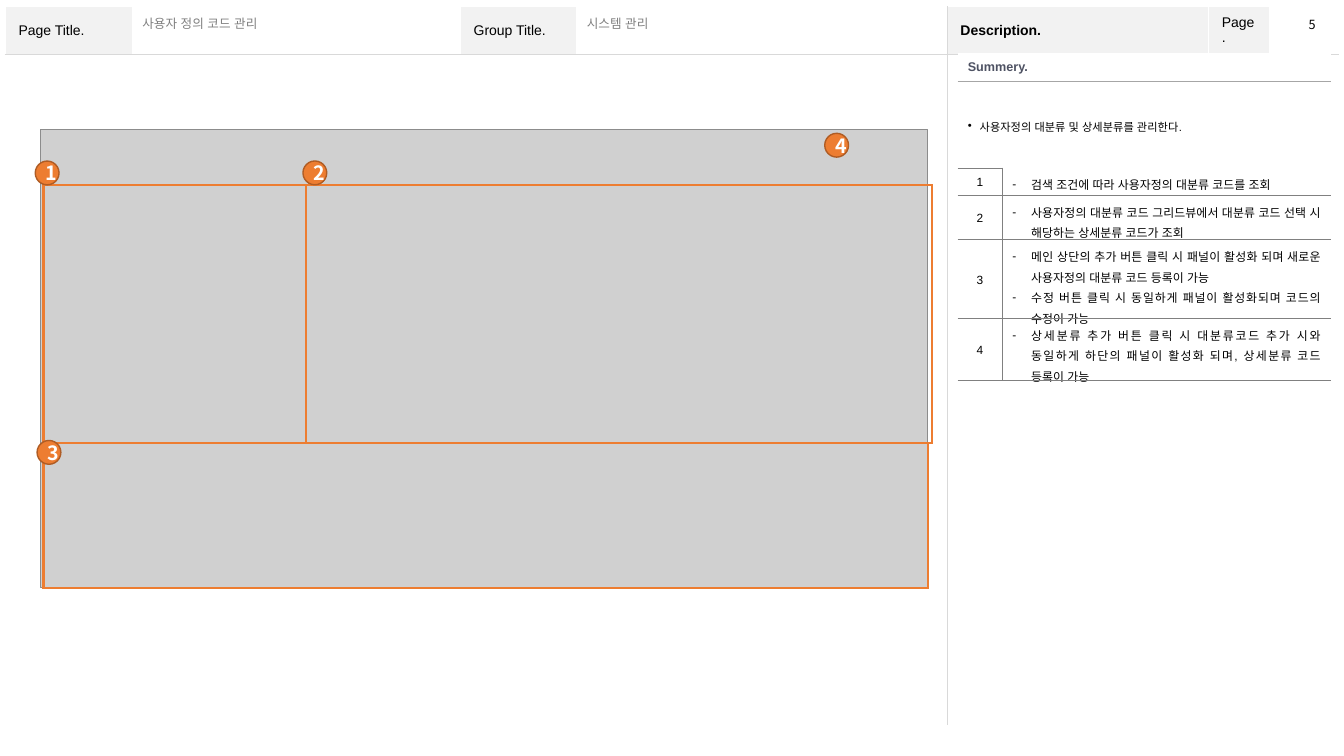
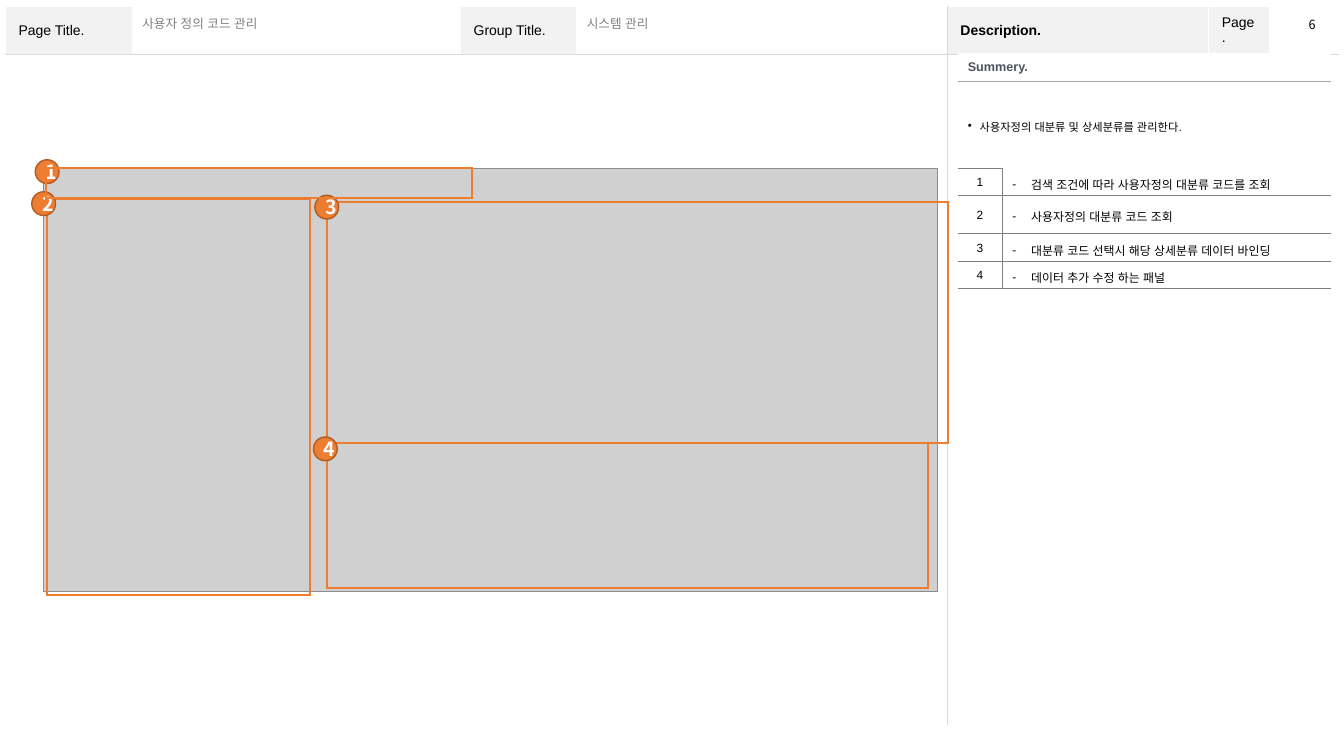
Before and after one commit to YJY1512/GoodeeTeamProject2, a slide deck: slide 6 of Team2 화면설계서.pptx (slide 5 before the commit). Drawn at 1344x756 pixels with LibreOffice and Linux fonts; fonts in the diff are those of the drawing; grey boxes stand for pictures. Boxes give left, top, right and bottom in pixels: in the first picture for what was removed or moved away, otherwise in the second. Text is boxed around its words. In the diff, an @@ line names an element or a change of style, - is before the commit and + after.

```diff
--- a/Team2 화면설계서.pptx
+++ b/Team2 화면설계서.pptx
@@ page number at bbox=[1309, 19, 1316, 29]: text changed @@
-5
+6
@@ table at bbox=[958, 52, 1331, 287] @@
-row 4, column 2: 사용자정의 대분류 코드 그리드뷰에서 대분류 코드 선택 시 해당하는 상세분류 코드가 조회
+row 4, column 2: 사용자정의 대분류 코드 조회
-row 5, column 2: 메인 상단의 추가 버튼 클릭 시 패널이 활성화 되며 새로운 사용자정의 대분류 코드 등록이 가능 / 수정 버튼 클릭 시 동일하게 패널이 활성화되며 코드의 수정이 가능
+row 5, column 2: 대분류 코드 선택시 해당 상세분류 데이터 바인딩
-row 6, column 2: 상세분류 추가 버튼 클릭 시 대분류코드 추가 시와 동일하게 하단의 패널이 활성화 되며, 상세분류 코드 등록이 가능
+row 6, column 2: 데이터 추가 수정 하는 패널
@@ picture: place and size @@
-picture at bbox=[41, 129, 929, 588]
+picture at bbox=[43, 168, 938, 592]
@@ rectangle added at bbox=[46, 168, 473, 199], outline #ED7D31 1.5 pt @@
@@ ellipse "2": place and size @@
-ellipse "2" at bbox=[303, 161, 328, 186]
+ellipse "2" at bbox=[32, 192, 56, 216]
@@ rectangle: place and size @@
-rectangle at bbox=[43, 185, 307, 443]
+rectangle at bbox=[47, 199, 311, 595]
@@ ellipse "3": place and size @@
-ellipse "3" at bbox=[37, 441, 62, 465]
+ellipse "3" at bbox=[315, 196, 339, 220]
@@ rectangle: place and size @@
-rectangle at bbox=[307, 185, 932, 443]
+rectangle at bbox=[327, 203, 948, 444]
@@ ellipse "4": place and size @@
-ellipse "4" at bbox=[825, 133, 849, 157]
+ellipse "4" at bbox=[314, 438, 338, 462]
@@ rectangle: place and size @@
-rectangle at bbox=[43, 444, 928, 589]
+rectangle at bbox=[327, 444, 928, 589]
```
Also in this commit, not shown: 11 other slides changed, 1 slide added, 1 slide removed, 8 other files.
